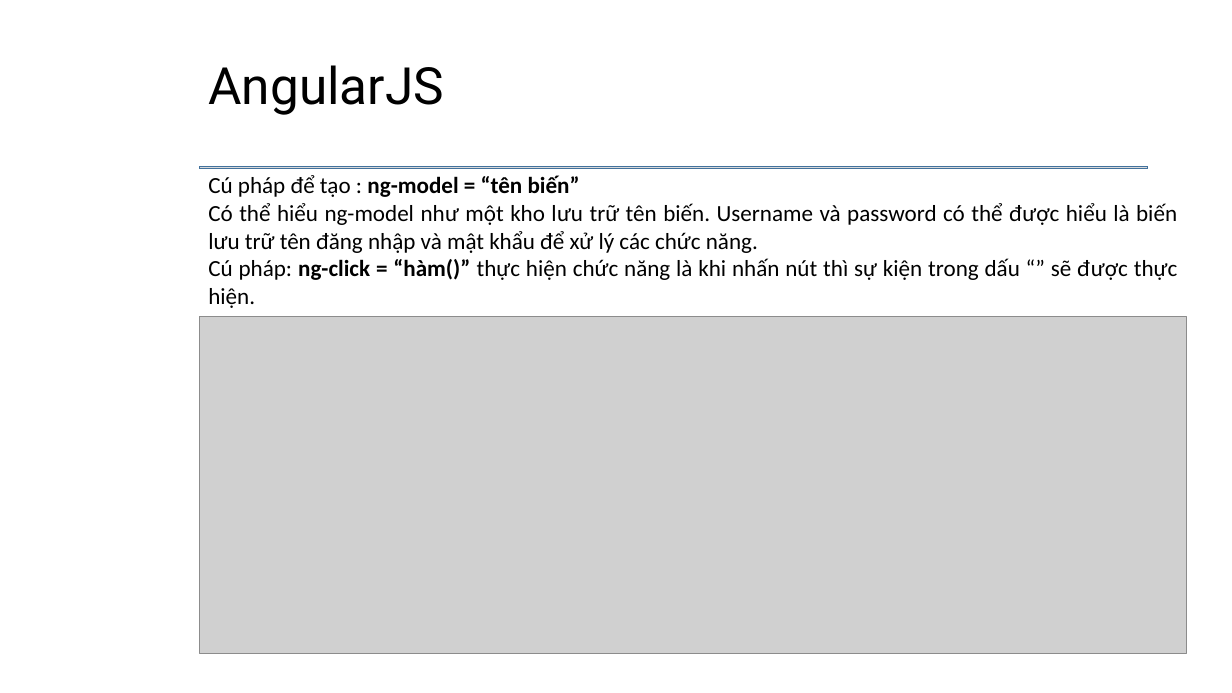
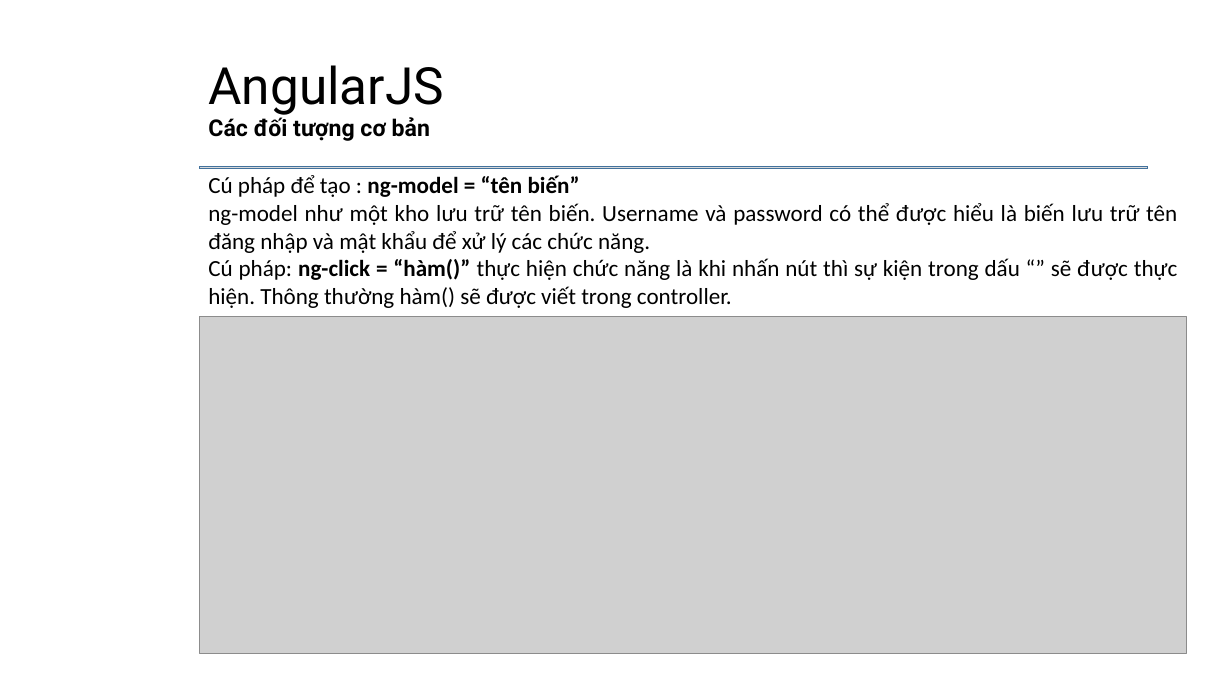
Before and after one commit to daotuyen9244/Indruino-Iot-Project, a slide deck: slide 8 of FW/Minh/Task4/Task4 - Minh.pptx. Drawn at 1232x693 pixels with LibreOffice and Linux fonts; fonts in the diff are those of the drawing; grey boxes stand for pictures; background and template pictures are left out. Boxes give left, top, right and bottom in pixels: in the first picture for what was removed or moved away, otherwise in the second. Text is boxed around its words. In the diff, an @@ line names an element or a change of style, - is before the commit and + after.

```diff
--- a/FW/Minh/Task4/Task4 - Minh.pptx
+++ b/FW/Minh/Task4/Task4 - Minh.pptx
@@ subtitle added at (208,117,430,141), 18 pt, text #000000, bold @@
+Các đối tượng cơ bản
@@ text at (208,203,1177,308): text changed @@
-Có thể hiểu ng-model như một kho lưu trữ tên biến. Username và password có thể được hiểu là biến lưu trữ tên đăng nhập và mật khẩu để xử lý các chức năng.
-Cú pháp: ng-click = “hàm()” thực hiện chức năng là khi nhấn nút thì sự kiện trong dấu “” sẽ được thực hiện.
+ng-model như một kho lưu trữ tên biến. Username và password có thể được hiểu là biến lưu trữ tên đăng nhập và mật khẩu để xử lý các chức năng.
+Cú pháp: ng-click = “hàm()” thực hiện chức năng là khi nhấn nút thì sự kiện trong dấu “” sẽ được thực hiện. Thông thường hàm() sẽ được viết trong controller.
```
Also in this commit, not shown: 4 other slides changed, 5 slides added, 2 slides removed, 1 other file.
